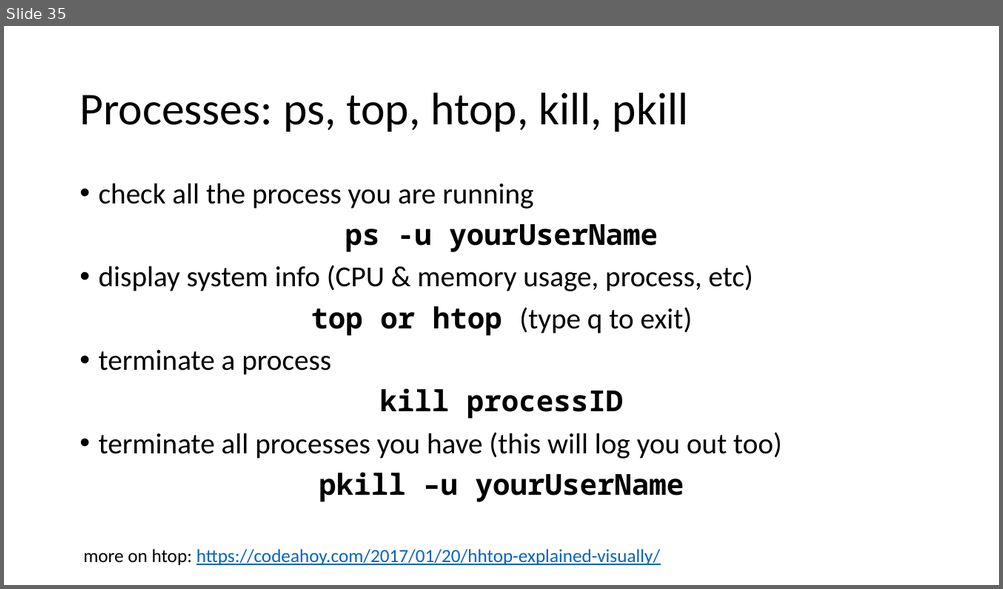
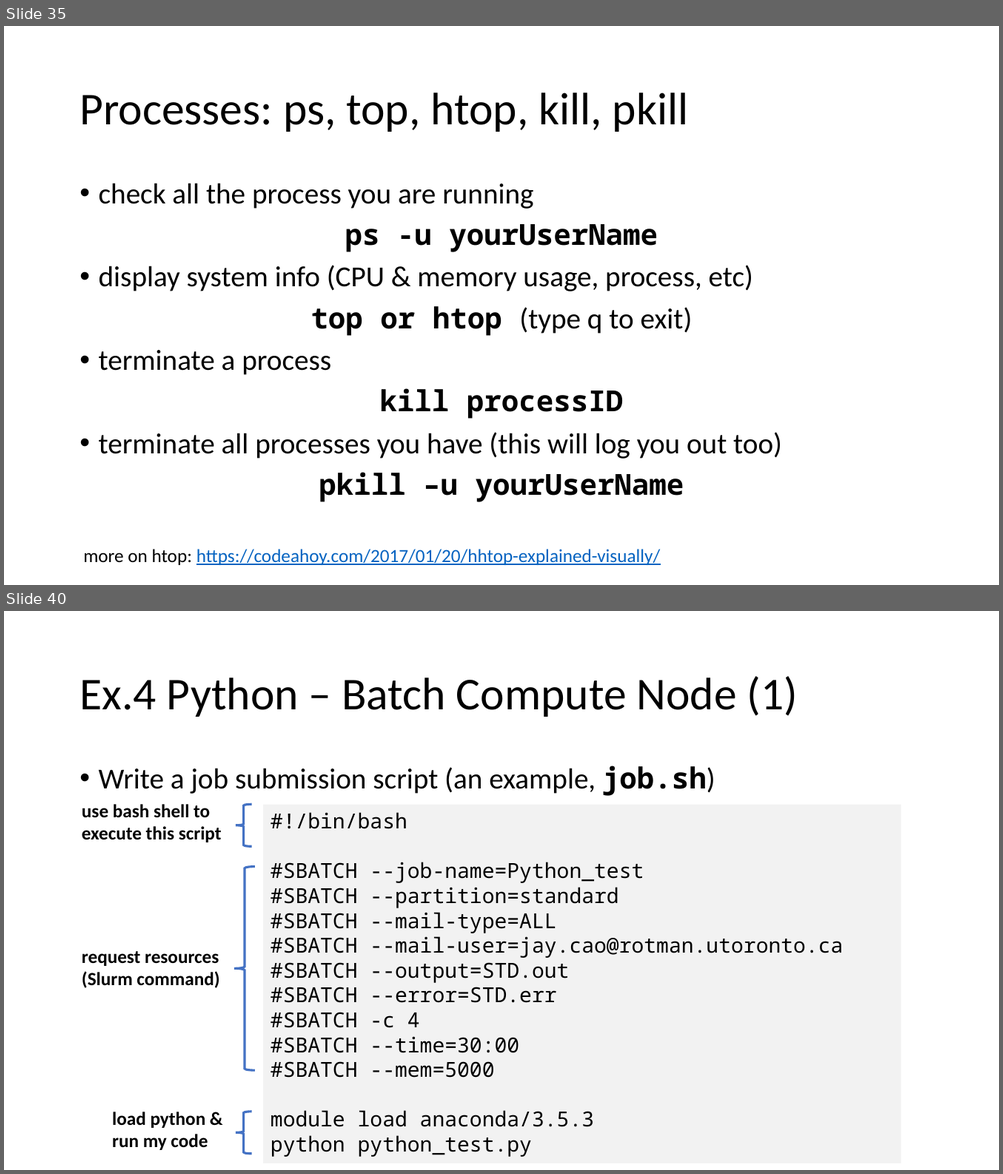
Before and after one commit to tdmdal/rrn-workshop, a slide deck: rrn_intro.pptx. Shown one above the other, each under a label of ours: slide 35 before the commit, slides 35 and 40 after it; the slides between them are not shown. The pictures are 1003x589 and 1003x1174 pixels, drawn with LibreOffice and Linux fonts; fonts in the diff are those of the drawing. Boxes give left, top, right and bottom in pixels: in the first picture for what was removed or moved away, otherwise in the second. Text is boxed around its words. In the diff, an @@ line names an element or a change of style, - is before the commit and + after.

Commit message:
added python example

```diff
--- a/rrn_intro.pptx
+++ b/rrn_intro.pptx
@@ slide 40 added at <box>4,611,999,1170</box>, background #FFFFFF @@
@@ title added at <box>79,676,797,717</box>, 44 pt, text #000000 @@
+Ex.4 Python – Batch Compute Node (1)
@@ text added at <box>99,766,715,796</box>, 28 pt, text #000000 @@
+• Write a job submission script (an example, job.sh)
@@ text added at <box>82,804,222,843</box>, 18 pt, text #000000, bold @@
+use bash shell to execute this script
@@ left brace added at <box>236,804,252,847</box>, outline #4472C4 2.25 pt @@
@@ rectangle added at <box>263,805,901,1164</box>, fill #F2F2F2, 20 pt, text #000000 @@
+#!/bin/bash
+#SBATCH --job-name=Python_test
+#SBATCH --partition=standard
+#SBATCH --mail-type=ALL
+#SBATCH --mail-user=jay.cao@rotman.utoronto.ca
+#SBATCH --output=STD.out
+#SBATCH --error=STD.err
+#SBATCH -c 4
+#SBATCH --time=30:00
+#SBATCH --mem=5000
+module load anaconda/3.5.3
+python python_test.py
@@ left brace added at <box>235,867,256,1071</box>, outline #4472C4 2.25 pt @@
@@ text added at <box>82,951,219,988</box>, 18 pt, text #000000, bold @@
+request resources (Slurm command)
@@ text added at <box>112,1112,208,1150</box>, 18 pt, text #000000, bold @@
+load python & run my code
@@ left brace added at <box>236,1112,252,1154</box>, outline #4472C4 2.25 pt @@
```
Also in this commit, not shown: 7 slides changed, 9 other slides added, 2 other files.
